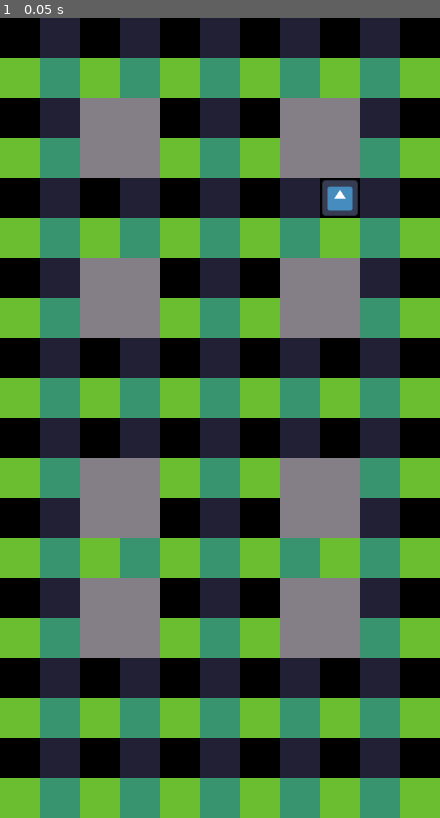
Above: before the commit, frame 1.
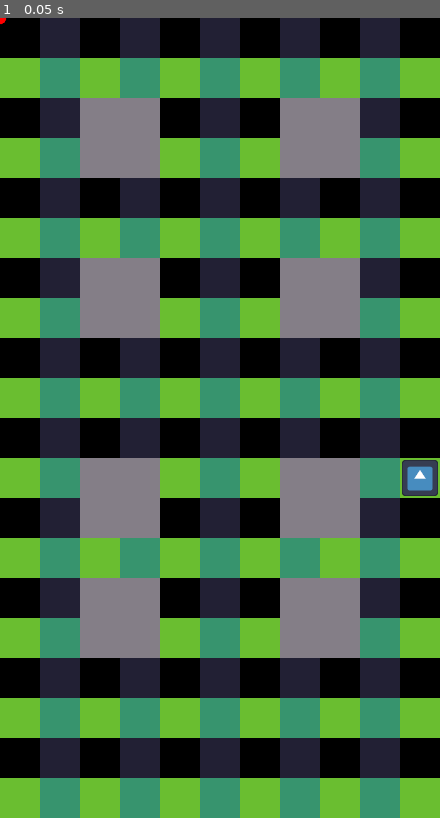
Above: after the commit, the same moment.

Repository: leo190599/Mail-run
Game: Godot game, scene res://Levels/level_1.tscn
The game is run twice, just before and just after one commit, with the same random seed, the same clock (stepped at 60 frames per second) and the same inputs. The engine's default icon, where the game draws it, is replaced by a stand-in: a white triangle on a blue panel in a dark square.
Inputs:
- Up to frame 1 (0.05 s): no input

The runs differ from the first frame. In frame 1, 0.7% of the frame differs, in the area x 0-100%, y 0-60%.

Commit message:
player movement

Diff:
--- a/Levels/level_1.tscn
+++ b/Levels/level_1.tscn
@@ -10,7 +10,8 @@
 [node name="TileMapWithNavigationPoints" parent="." instance=ExtResource("2_4uc6d")]
 
 [node name="Player" parent="." instance=ExtResource("3_2qs2i")]
-position = Vector2(522, 292)
+z_index = 1
+position = Vector2(669, 732)
 scale = Vector2(0.46, 0.46)
 
 [editable path="TileMapWithNavigationPoints"]
--- a/Scripts/Characters/player.gd
+++ b/Scripts/Characters/player.gd
@@ -4,11 +4,14 @@
 enum MOVE_DIRECTION {LEFT,RIGHT,UP,DOWN,NONE}
 
 var pointing_direction:MOVE_DIRECTION=MOVE_DIRECTION.NONE
+var next_pointing_direction:MOVE_DIRECTION=MOVE_DIRECTION.NONE
 
 var level_tilemap_AStar_Inplementation:TilemapWithAStarImplementation
 
 var current_node_index:int
-var next_node_index:int
+var next_node_index:int=-1
+var current_node_position:Vector2
+var next_node_position:Vector2
 
 var vel_direction:Vector2=Vector2(0,0)
 var speed:float=3
@@ -23,55 +26,140 @@
 
 # Called every frame. 'delta' is the elapsed time since the previous frame.
 func _process(delta):
-	#test_input()
 	pass
 
 func _physics_process(delta):
+	set_next_node()
 	set_movement_direction()
 	move()
+	update_current_node()
 
 func initialize_position():
 	current_node_index=level_tilemap_AStar_Inplementation._astar_instance.get_closest_point(position)
-	position=level_tilemap_AStar_Inplementation._astar_instance.get_point_position(current_node_index)
+	current_node_position=level_tilemap_AStar_Inplementation._astar_instance.get_point_position(current_node_index)
+	position=current_node_position
 	pass
 
 func on_swipe_ocurred(swipe_direction:Vector2,swipe_lenght:float):
 	if abs(swipe_direction.x)>abs(swipe_direction.y):
 		if swipe_direction.x>0:
-			pointing_direction=MOVE_DIRECTION.RIGHT
+			next_pointing_direction=MOVE_DIRECTION.RIGHT
 		else :
-			pointing_direction=MOVE_DIRECTION.LEFT
+			next_pointing_direction=MOVE_DIRECTION.LEFT
 	else :
-		if swipe_direction.y>0:
-			pointing_direction=MOVE_DIRECTION.UP
+		if swipe_direction.y<0:
+			next_pointing_direction=MOVE_DIRECTION.UP
 		else :
-			pointing_direction=MOVE_DIRECTION.DOWN
+			next_pointing_direction=MOVE_DIRECTION.DOWN
+	if pointing_direction==MOVE_DIRECTION.NONE:
+		pointing_direction=next_pointing_direction
 
 func set_movement_direction():
+	if next_node_index<0:
+		return
+	vel_direction=next_node_position-current_node_position
+	vel_direction=vel_direction.normalized()
 
+func set_next_node():
+	var partical_next_node_index:int
+	if pointing_direction==MOVE_DIRECTION.NONE:
+		return
+	if position != current_node_position:
+		#checks if the desired direction is oposite to the current direction and if it is
+		#apply it
+		match next_pointing_direction:
+			MOVE_DIRECTION.RIGHT:
+				if pointing_direction==MOVE_DIRECTION.LEFT:
+					pointing_direction=next_pointing_direction
+					swipe_current_next_node()
+			MOVE_DIRECTION.LEFT:
+				if pointing_direction==MOVE_DIRECTION.RIGHT:
+					pointing_direction=next_pointing_direction
+					swipe_current_next_node()
+			MOVE_DIRECTION.UP:
+				if pointing_direction==MOVE_DIRECTION.DOWN:
+					pointing_direction=next_pointing_direction
+					swipe_current_next_node()
+			MOVE_DIRECTION.DOWN:
+				if pointing_direction==MOVE_DIRECTION.UP:
+					pointing_direction=next_pointing_direction
+					swipe_current_next_node()
+		return
+	#checks if is possible to apply the desired direction to walk, if it is, the current
+	#direction turns into the desired direction
+	match next_pointing_direction:
+		MOVE_DIRECTION.RIGHT:
+			partical_next_node_index=level_tilemap_AStar_Inplementation.\
+			get_neighbour_point_id_from_direction(current_node_index,Vector2.RIGHT)
+		MOVE_DIRECTION.LEFT:
+			partical_next_node_index=level_tilemap_AStar_Inplementation.\
+			get_neighbour_point_id_from_direction(current_node_index,Vector2.LEFT)
+		MOVE_DIRECTION.UP:
+			partical_next_node_index=level_tilemap_AStar_Inplementation.\
+			get_neighbour_point_id_from_direction(current_node_index,Vector2.UP)
+		MOVE_DIRECTION.DOWN:
+			partical_next_node_index=level_tilemap_AStar_Inplementation.\
+			get_neighbour_point_id_from_direction(current_node_index,Vector2.DOWN)
+	if partical_next_node_index>=0:
+		pointing_direction=next_pointing_direction
+		next_node_index=partical_next_node_index
+
+		next_node_position=level_tilemap_AStar_Inplementation.\
+		_astar_instance.get_point_position(next_node_index)
+		return
+	#if is not possible to walk on the desired direction it will apply the current direction
 	match pointing_direction:
+		MOVE_DIRECTION.RIGHT:
+			partical_next_node_index=level_tilemap_AStar_Inplementation.\
+			get_neighbour_point_id_from_direction(current_node_index,Vector2.RIGHT)
+		MOVE_DIRECTION.LEFT:
+			partical_next_node_index=level_tilemap_AStar_Inplementation.\
+			get_neighbour_point_id_from_direction(current_node_index,Vector2.LEFT)
 		MOVE_DIRECTION.UP:
-			vel_direction.x=0
-			vel_direction.y=1
+			partical_next_node_index=level_tilemap_AStar_Inplementation.\
+			get_neighbour_point_id_from_direction(current_node_index,Vector2.UP)
 		MOVE_DIRECTION.DOWN:
-			vel_direction.x=0
-			vel_direction.y=-1
-		MOVE_DIRECTION.RIGHT:
-			vel_direction.x=1
-			vel_direction.y=0
-		MOVE_DIRECTION.LEFT:
-			vel_direction.x=-1
-			vel_direction.y=0
-		_:
-			vel_direction.x=0
-			vel_direction.y=0
+			partical_next_node_index=level_tilemap_AStar_Inplementation.\
+			get_neighbour_point_id_from_direction(current_node_index,Vector2.DOWN)
+	if partical_next_node_index>=0:
+		next_node_index=partical_next_node_index
 
+		next_node_position=level_tilemap_AStar_Inplementation.\
+		_astar_instance.get_point_position(next_node_index)
 func move():
-	##Make use of the tilemap
+	if next_node_index<0:
+		return
 	position+=vel_direction*speed
+
+	position.x=clamp(position.x,\
+	min(current_node_position.x,next_node_position.x),
+	max(current_node_position.x,next_node_position.x))
+
+	position.y=clamp(position.y,\
+	min(current_node_position.y,next_node_position.y),
+	max(current_node_position.y,next_node_position.y))
+
+func update_current_node():
+	if next_node_index<0:
+		return
+	if position==next_node_position:
+		current_node_index=next_node_index
+		current_node_position=next_node_position
+func swipe_current_next_node():
+
+	var partial_current_node_index:int=-1
+	var partial_current_node_position:Vector2=Vector2.ZERO
+
+	partial_current_node_index=current_node_index
+	partial_current_node_position=current_node_position
+
+	current_node_index=next_node_index
+	current_node_position=next_node_position
+
+
+	next_node_index=partial_current_node_index
+	next_node_position=partial_current_node_position
 	pass
-pass
-
 #region Tests
 #func test_input():
 	#if Input.is_action_just_pressed("Touch"):
--- a/Scripts/Levels/level_script.gd
+++ b/Scripts/Levels/level_script.gd
@@ -11,4 +11,8 @@
 
 # Called every frame. 'delta' is the elapsed time since the previous frame.
 func _process(delta):
+	queue_redraw()
 	pass
+func _draw():
+	draw_circle(player.next_node_position,10,Color.RED)
+	draw_circle(player.current_node_position,10,Color.BLUE)
--- a/Scripts/tile_map_AStar_implementation/tile_map_AStar_implementation.gd
+++ b/Scripts/tile_map_AStar_implementation/tile_map_AStar_implementation.gd
@@ -20,7 +20,38 @@
 	#test_astar_points()
 	pass # Replace with function body.
 
+func get_neighbour_point_id_from_direction(current_point_id:int,direction:Vector2)->int:
+	if direction.length()==0 || current_point_id<0||current_point_id>=_astar_instance.get_point_count():
+		return -1
+	direction=direction.normalized()
 
+	var neighbour_points:PackedInt64Array=_astar_instance.get_point_connections(current_point_id)
+
+	if neighbour_points.size()<=0:
+		return -1
+
+	if abs(direction.x)>abs(direction.y):
+		if direction.x>0:
+			for i in neighbour_points.size():
+				if _astar_instance.get_point_position(neighbour_points[i]).x>_astar_instance.get_point_position(current_point_id).x:
+					return neighbour_points[i]
+		else :
+			for i in neighbour_points.size():
+				if _astar_instance.get_point_position(neighbour_points[i]).x<_astar_instance.get_point_position(current_point_id).x:
+					return neighbour_points[i]
+			pass
+	else :
+		if direction.y>0:
+			for i in neighbour_points.size():
+				if _astar_instance.get_point_position(neighbour_points[i]).y>_astar_instance.get_point_position(current_point_id).y:
+					return neighbour_points[i]
+			pass
+		else :
+			for i in neighbour_points.size():
+				if _astar_instance.get_point_position(neighbour_points[i]).y<_astar_instance.get_point_position(current_point_id).y:
+					return neighbour_points[i]
+			pass
+	return -1
 # Called every frame. 'delta' is the elapsed time since the previous frame.
 func _process(delta):
 
